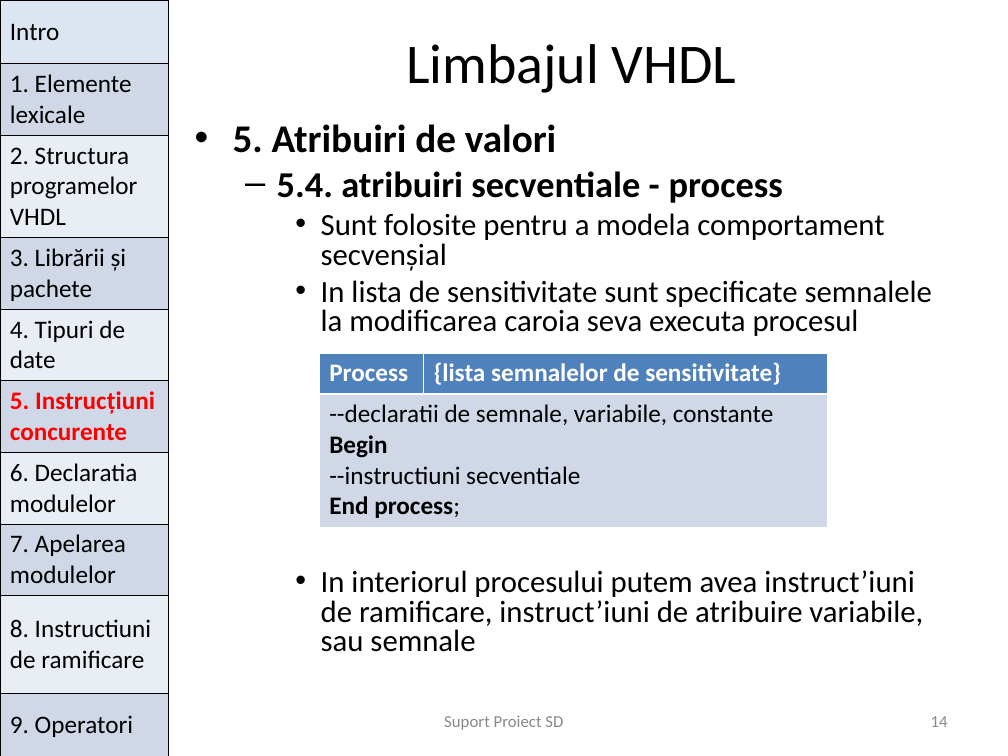
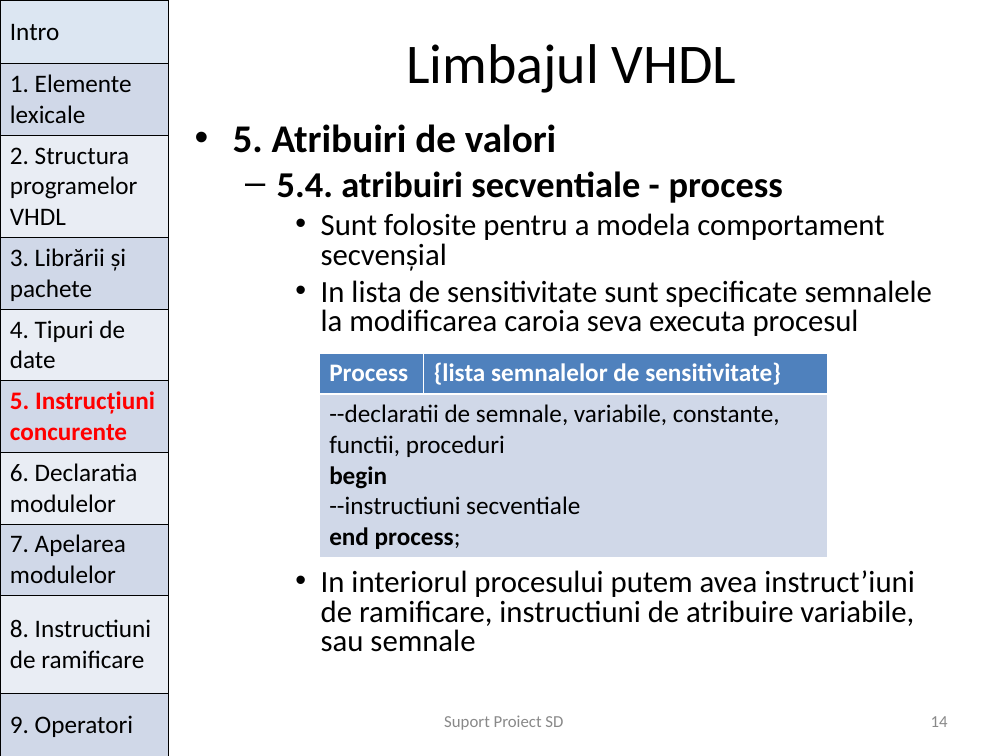
Before and after one commit to mohammadfayaj/Suport_HDL, a slide deck: slide 14 of Curs_2_Limbaje_de_descriere_hardware/prezentare_VHDL.ppt. Drawn at 1008x756 pixels with LibreOffice and Linux fonts; fonts in the diff are those of the drawing. Boxes give left, top, right and bottom in pixels: in the first picture for what was removed or moved away, otherwise in the second. Text is boxed around its words. In the diff, an @@ line names an element or a change of style, - is before the commit and + after.

```diff
--- a/Curs_2_Limbaje_de_descriere_hardware/prezentare_VHDL.ppt
+++ b/Curs_2_Limbaje_de_descriere_hardware/prezentare_VHDL.ppt
@@ table at (320, 353, 828, 554) @@
-row 2, column 1: --declaratii de semnale, variabile, constante / Begin / --instructiuni secventiale / End process;
+row 2, column 1: --declaratii de semnale, variabile, constante, functii, proceduri / begin / --instructiuni secventiale / end process;
@@ text at (321, 570, 914, 652): text changed @@
-    • In interiorul procesului putem avea instruct’iuni de ramificare, instruct’iuni de atribuire variabile, sau semnale
+    • In interiorul procesului putem avea instruct’iuni de ramificare, instructiuni de atribuire variabile, sau semnale
```
Also in this commit, not shown: 6 other slides changed, 5 other files.
